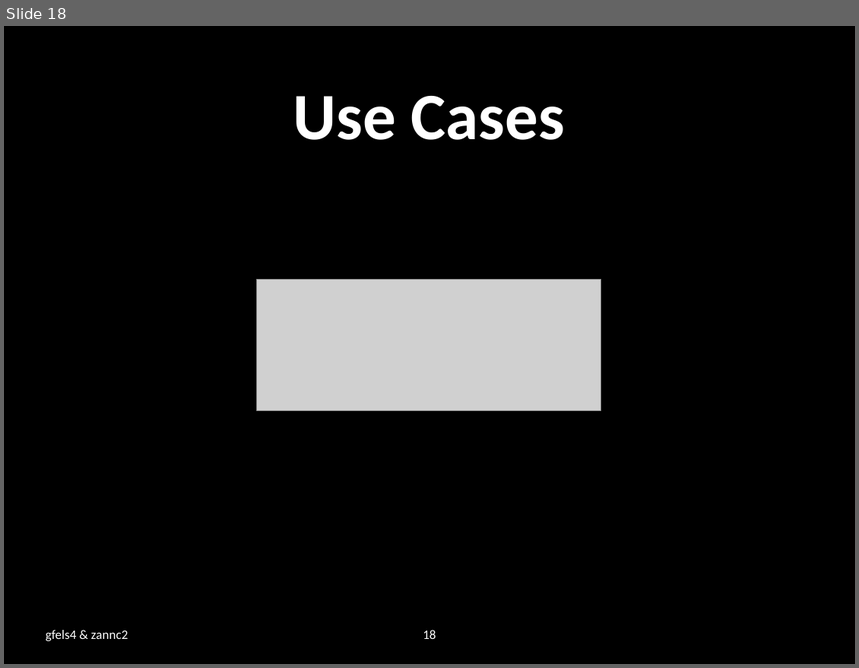
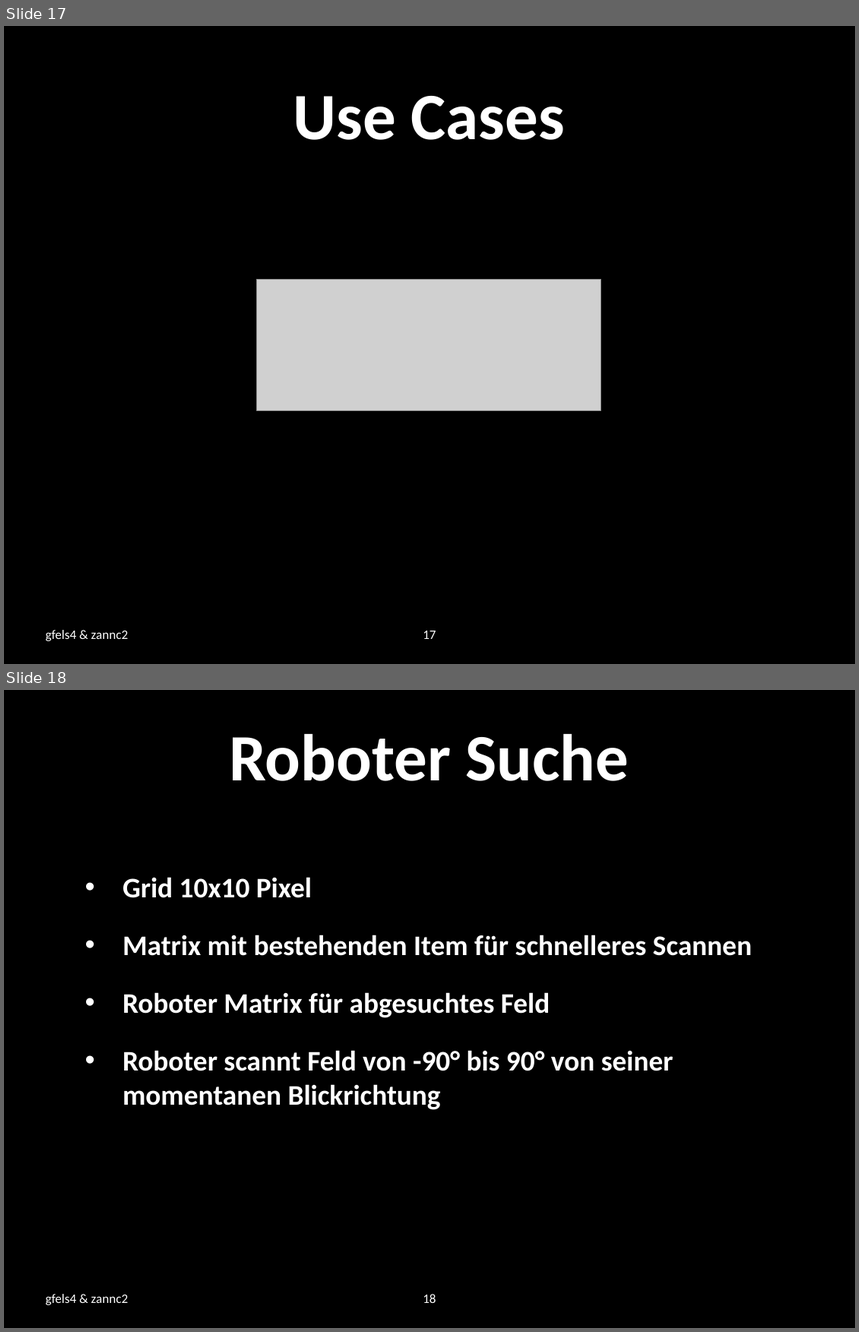
Before and after one commit to zannc2/SearchRobot, a slide deck: SearchRobot/doc/presentation.pptx. Shown one above the other, each under a label of ours: slide 18 before the commit, slides 17 and 18 after it. The pictures are 859x668 and 859x1332 pixels, drawn with LibreOffice and Linux fonts; fonts in the diff are those of the drawing; grey boxes stand for pictures; background and template pictures are left out. Boxes give left, top, right and bottom in pixels: in the first picture for what was removed or moved away, otherwise in the second. Text is boxed around its words. In the diff, an @@ line names an element or a change of style, - is before the commit and + after.

```diff
--- a/SearchRobot/doc/presentation.pptx
+++ b/SearchRobot/doc/presentation.pptx
@@ slide 18 added at bbox=[4, 690, 855, 1328], background picture (left out) @@
@@ title added at bbox=[229, 734, 629, 781], 56 pt, text #FFFFFF, bold @@
+Roboter Suche
@@ text added at bbox=[123, 877, 752, 1110], 24 pt, text #FFFFFF, bold @@
+• Grid 10x10 Pixel
+• Matrix mit bestehenden Item für schnelleres Scannen
+• Roboter Matrix für abgesuchtes Feld
+• Roboter scannt Feld von -90° bis 90° von seiner momentanen Blickrichtung
@@ text added at bbox=[46, 1294, 129, 1306], 11 pt, text #FFFFFF @@
+gfels4 & zannc2
@@ page number added at bbox=[423, 1294, 436, 1303], 11 pt, text #FFFFFF @@
+18
@@ what was slide 18 is now slide 17 @@
@@ page number at bbox=[423, 631, 436, 639]: text changed @@
-18
+17
```
Also in this commit, not shown: 4 slides changed, 1 other slide added, 1 slide removed, 2 other files.
